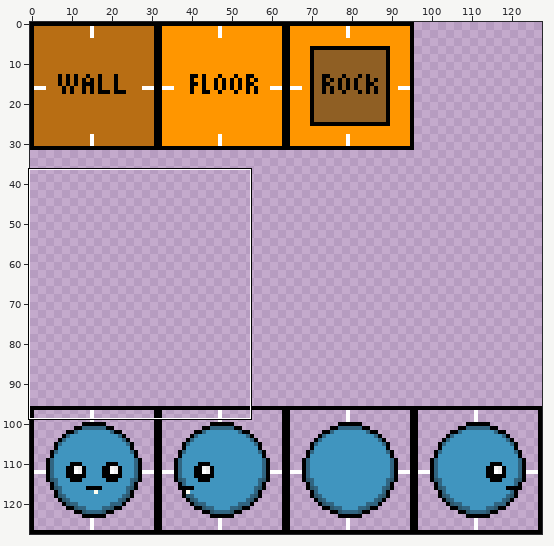
One commit to this pixel-art file: assets/sprites/placeholders.aseprite. Above: a wide view before the commit, with the close-up outlined.
Close-up. Earlier state:
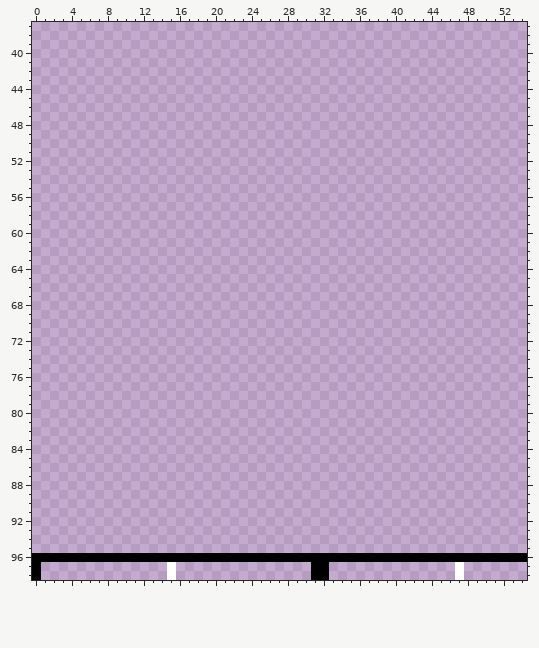
128x128 pixels, 1 frame. Shown: x 0..54, y 37..98. The commit also changed other parts of the picture, which this record leaves out.
Once edited:
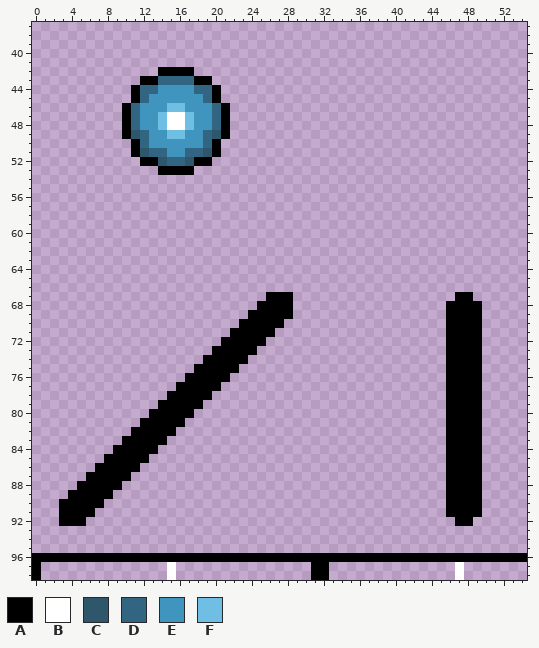
Palette (. is transparent): A #000000  B #ffffff  C #2e576b  D #316581  E #4095bf  F #6fbee4
Diff:
Layer "Background":
The author put colour A in row 42 at x 14 to 17; in row 43 at x 12 to 13 and 18 to 19; in rows 44 to 45 at x 11 and 20; in rows 46 to 49 at x 10 and 21; in rows 50 to 51 at x 11 and 20; in row 52 at x 12 to 13 and 18 to 19.
The author put colour A in row 53 at x 14 to 17; in row 67 at x 26 to 28 and 47 to 48; in row 68 at x 25 to 28 and 46 to 49; in row 69 at x 24 to 28 and 46 to 49; in row 70 at x 23 to 27 and 46 to 49; in row 71 at x 22 to 26 and 46 to 49.
The author put colour A in row 72 at x 21 to 25 and 46 to 49; in row 73 at x 20 to 24 and 46 to 49; in row 74 at x 19 to 23 and 46 to 49; in row 75 at x 18 to 22 and 46 to 49; in row 76 at x 17 to 21 and 46 to 49; in row 77 at x 16 to 20 and 46 to 49.
The author put colour A in row 78 at x 15 to 19 and 46 to 49; in row 79 at x 14 to 18 and 46 to 49; in row 80 at x 13 to 17 and 46 to 49; in row 81 at x 12 to 16 and 46 to 49; in row 82 at x 11 to 15 and 46 to 49; in row 83 at x 10 to 14 and 46 to 49.
The author put colour A in row 84 at x 9 to 13 and 46 to 49; in row 85 at x 8 to 12 and 46 to 49; in row 86 at x 7 to 11 and 46 to 49; in row 87 at x 6 to 10 and 46 to 49; in row 88 at x 5 to 9 and 46 to 49; in row 89 at x 4 to 8 and 46 to 49.
The author put colour A in row 90 at x 3 to 7 and 46 to 49; in row 91 at x 3 to 6 and 46 to 49; in row 92 at x 3 to 5 and 47 to 48.
The author put colour B in rows 47 to 48 at x 15 to 16.
The author put colour C in row 49 at x 11 and 20; in row 51 at x 12 and 19; in row 52 at x 14 and 17.
The author put colour D in row 43 at x 14 to 17; in row 44 at x 12 to 13 and 18 to 19; in row 45 at x 12 and 19; in rows 46 to 48 at x 11 and 20; in rows 49 to 50 at x 12 and 19; in row 51 at x 13 to 14 and 17 to 18.
The author put colour D in row 52 at x 15 to 16.
The author put colour E in row 44 at x 14 to 17; in row 45 at x 13 to 18; in row 46 at x 12 to 14 and 17 to 19; in rows 47 to 48 at x 12 to 13 and 18 to 19; in row 49 at x 13 to 14 and 17 to 18; in row 50 at x 13 to 18.
The author put colour E in row 51 at x 15 to 16.
The author put colour F in row 46 at x 15 to 16; in rows 47 to 48 at x 14 and 17; in row 49 at x 15 to 16.
Boxes around the changes in both close-ups, in picture pixels (x1, y1, x2, y2):
added: (122, 67, 230, 175)
added: (59, 292, 293, 526)
added: (446, 292, 482, 526)
